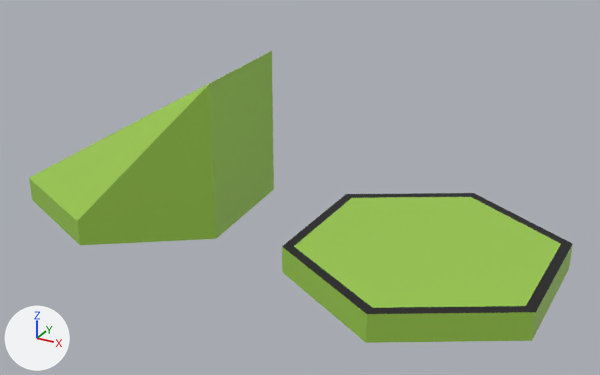
Before and after pictures for a commit that changed the Blender file models/tiles/varoma_tile.blend.
Before and after are seen from a 50 mm lens placed at (4.06, -4.87, 2.85), pointed at (1.34, 0.07, 0.39). The lights are fixed; the arrows at lower left show +X, +Y and +Z. The older version comes first.

The first picture shows 'VaromaStairTile', 'VaromaTile'.
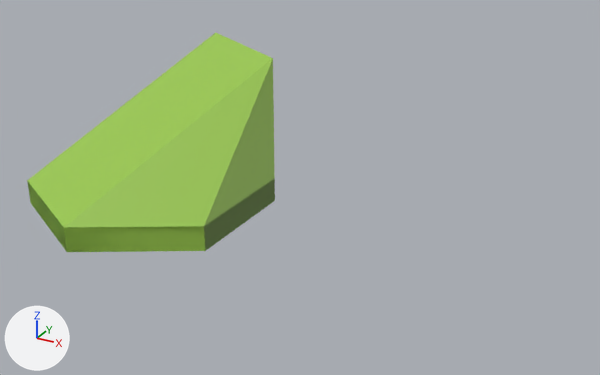
What differs and where, as boxes (x1, y1, x2, y2) in the pictures (600 x 375 px):
'VaromaTile', moved: before (282, 193, 573, 343); after (27, 178, 275, 252)
'VaromaStairTile', moved, turned: before (29, 51, 274, 245); after (27, 33, 275, 252)

Diff of the bpy script that builds the scene:
```diff
--- a/models/tiles/varoma_tile.blend.py
+++ b/models/tiles/varoma_tile.blend.py
@@ me_cylinder_008 @@
 # used by ob_varomastairtile; location = (0.0, 0.0, 0.0)
-me_cylinder_008.from_pydata(...)  # 14 vertices, 13 faces; spans x -0.98..0.83, y -0.87..1.12, z 0.0..1.2
+me_cylinder_008.from_pydata(...)  # 14 vertices, 13 faces; spans x -0.87..0.87, y -1.0..1.0, z 0.0..1.2
+# me_cylinder_008 part 1: the whole mesh is turned 55 degrees about the z axis through its middle, then moved by (0.08, -0.12, 0.0)
 me_cylinder_008.materials.append(mat_basepalette)
@@ ob_varomatile @@
 ob_varomatile = bpy.data.objects.new('VaromaTile', me_cylinder)
-ob_varomatile.location = (2.378, 0.0, 0.0)
+ob_varomatile.location = (0.0, 0.0, 0.0)
```
